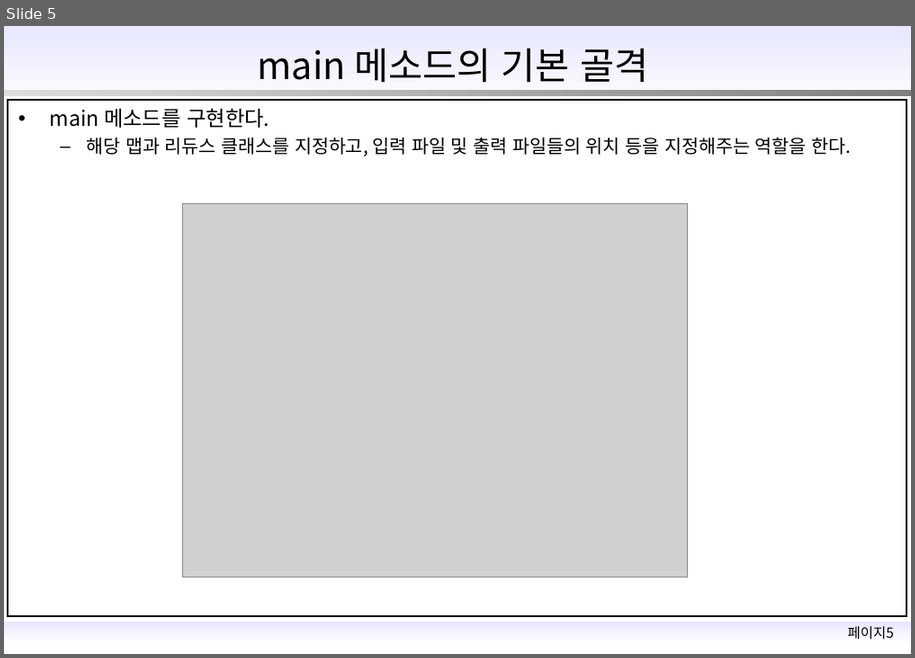
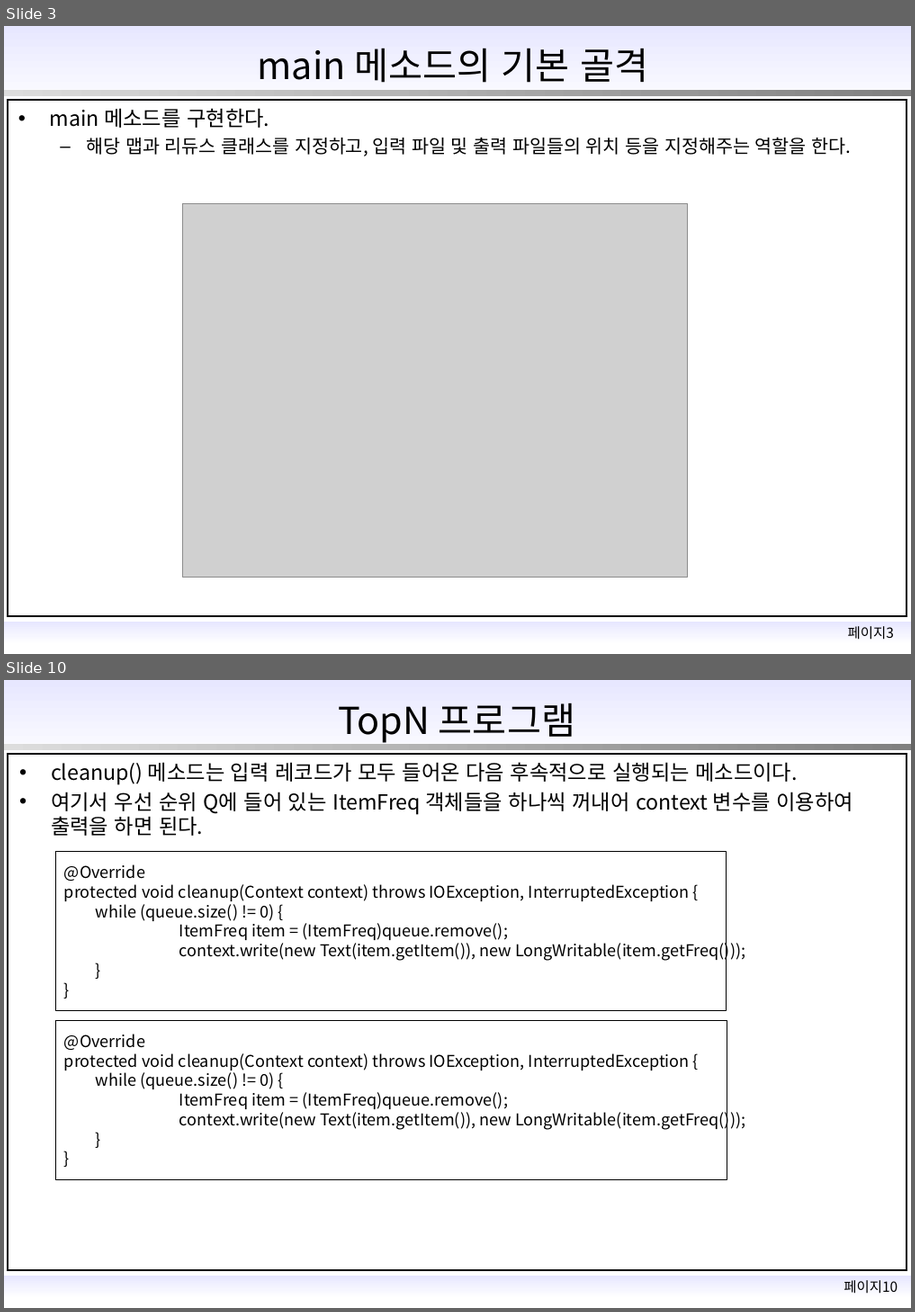
Before and after one commit to vt0311/acorn_hadoop, a slide deck: 맵리듀스.pptx. Shown one above the other, each under a label of ours: slide 5 before the commit, slides 3 and 10 after it; the slides between them are not shown. The pictures are 915x658 and 915x1312 pixels, drawn with LibreOffice and Linux fonts; fonts in the diff are those of the drawing; grey boxes stand for pictures; background and template pictures are left out. Boxes give left, top, right and bottom in pixels: in the first picture for what was removed or moved away, otherwise in the second. Text is boxed around its words. In the diff, an @@ line names an element or a change of style, - is before the commit and + after.

```diff
--- a/맵리듀스.pptx
+++ b/맵리듀스.pptx
@@ slide 10 added at [4, 680, 911, 1308], background #FFFFFF; not listed: 5 template elements that a slide beside it also shows @@
@@ title added at [338, 703, 576, 743], 32 pt, text #000000 @@
+TopN 프로그램
@@ text added at [51, 762, 854, 836], 18 pt, text #000000 @@
+• cleanup() 메소드는 입력 레코드가 모두 들어온 다음 후속적으로 실행되는 메소드이다.
+• 여기서 우선 순위 Q에 들어 있는 ItemFreq 객체들을 하나씩 꺼내어 context 변수를 이용하여 출력을 하면 된다.
@@ rectangle added at [56, 851, 727, 1010], outline #000000 0.25 pt, 14 pt, text #000000 @@
+@Override
+protected void cleanup(Context context) throws IOException, InterruptedException {
+while (queue.size() != 0) {
+ItemFreq item = (ItemFreq)queue.remove();
+context.write(new Text(item.getItem()), new LongWritable(item.getFreq()));
+}
+}
@@ rectangle added at [56, 1020, 728, 1180], outline #000000 0.25 pt, 14 pt, text #000000 @@
+@Override
+protected void cleanup(Context context) throws IOException, InterruptedException {
+while (queue.size() != 0) {
+ItemFreq item = (ItemFreq)queue.remove();
+context.write(new Text(item.getItem()), new LongWritable(item.getFreq()));
+}
+}
@@ what was slide 5 is now slide 3 @@
@@ text at [848, 626, 894, 640]: text changed @@
-페이지5
+페이지3
```
Also in this commit, not shown: 2 slides changed, 7 other slides added, 1 other file.
